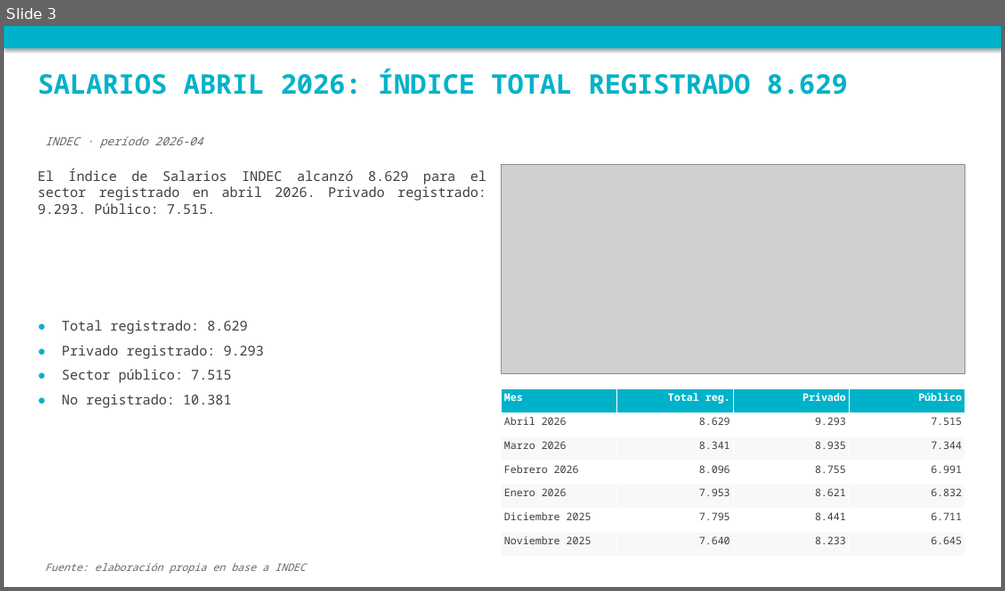
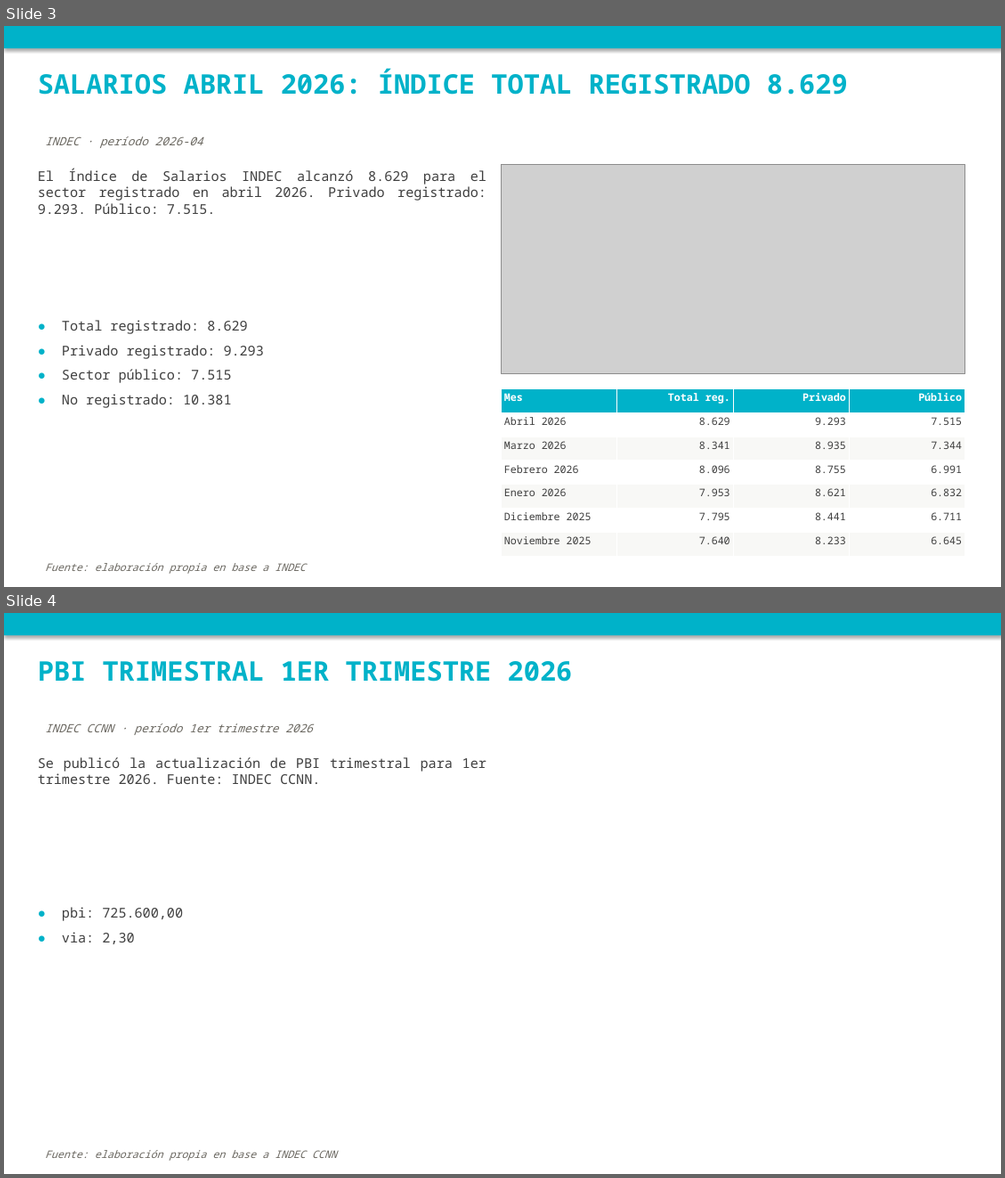
Before and after one commit to nwalovnik/boludos-ppt, a slide deck: publicaciones_semana.pptx. Shown one above the other, each under a label of ours: slide 3 before the commit, slides 3 and 4 after it. The pictures are 1005x591 and 1005x1178 pixels, drawn with LibreOffice and Linux fonts; fonts in the diff are those of the drawing; grey boxes stand for pictures. Boxes give left, top, right and bottom in pixels: in the first picture for what was removed or moved away, otherwise in the second. Text is boxed around its words. In the diff, an @@ line names an element or a change of style, - is before the commit and + after.

```diff
--- a/publicaciones_semana.pptx
+++ b/publicaciones_semana.pptx
@@ slide 4 added at [4, 613, 1001, 1174], background #FFFFFF @@
@@ rectangle added at [4, 613, 1001, 635], fill #00B2C9 @@
@@ text added at [38, 661, 573, 682], 26 pt, text #00B2C9, bold @@
+PBI TRIMESTRAL 1ER TRIMESTRE 2026
@@ text added at [45, 723, 313, 735], 11 pt, text #6A6760, italic @@
+INDEC CCNN · período 1er trimestre 2026
@@ text added at [38, 757, 486, 784], 13 pt, text #3F3F3F @@
+Se publicó la actualización de PBI trimestral para 1er trimestre 2026. Fuente: INDEC CCNN.
@@ text added at [62, 907, 183, 944], 13 pt, text #3F3F3F @@
+● pbi: 725.600,00
+● via: 2,30
@@ text added at [45, 1150, 337, 1160], 10 pt, text #6A6760, italic @@
+Fuente: elaboración propia en base a INDEC CCNN
```
Also in this commit, not shown: 1 slide changed.
